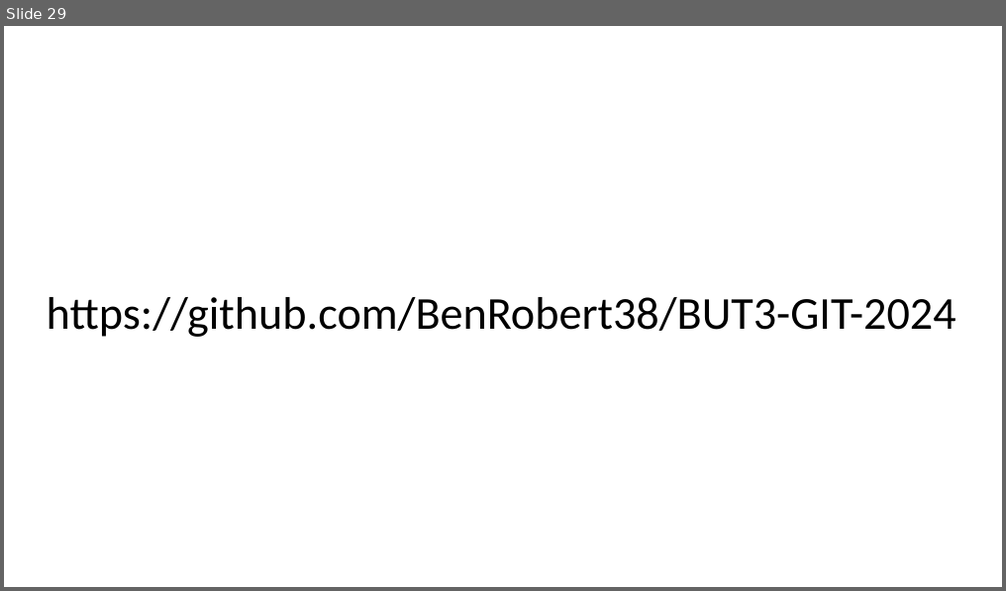
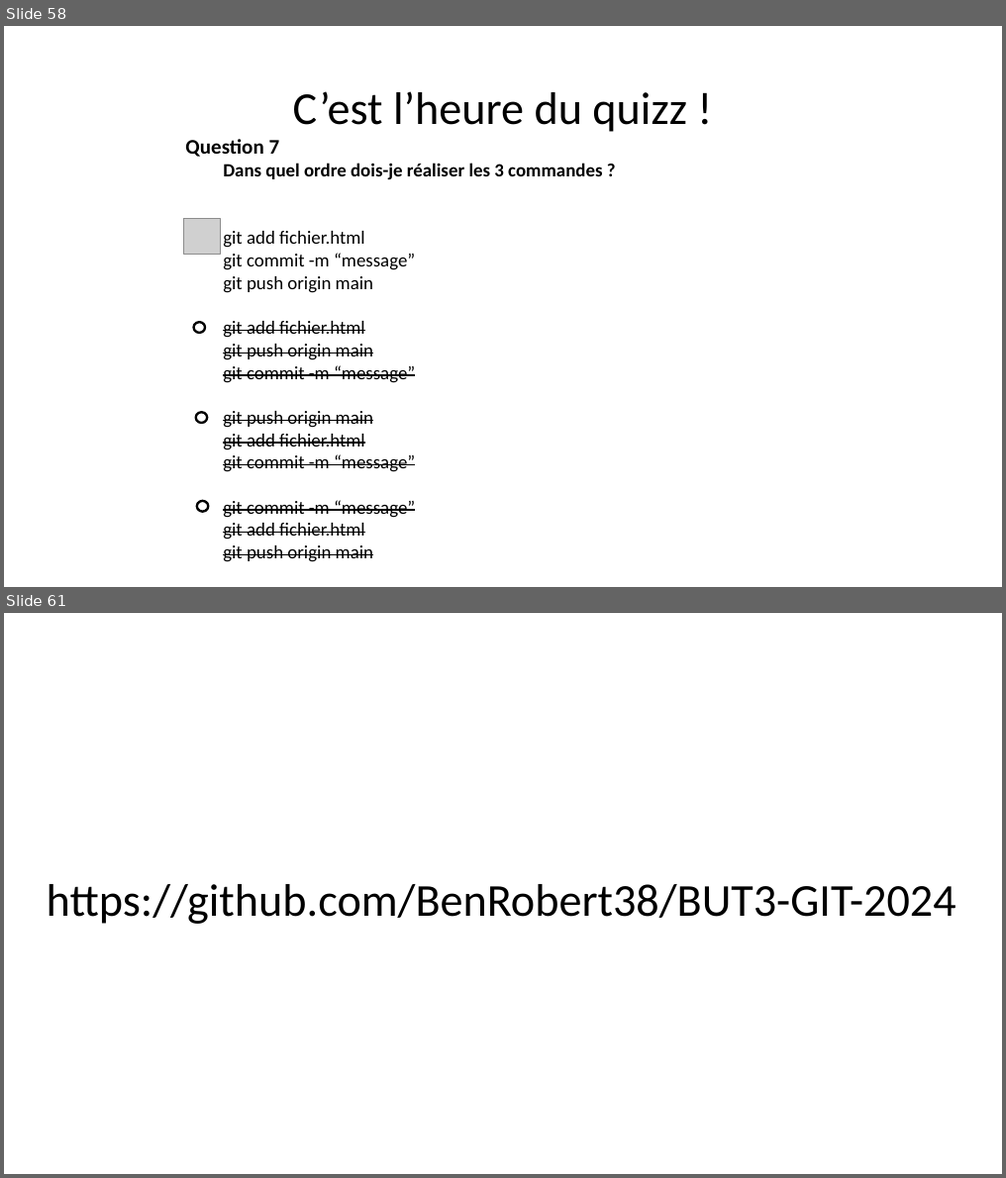
Before and after one commit to BenRobert38/BUT3-GIT-2024, a slide deck: Cours/BUT3-Cours2.pptx. Shown one above the other, each under a label of ours: slide 29 before the commit, slides 58 and 61 after it; the slides between them are not shown. The pictures are 1006x591 and 1006x1178 pixels, drawn with LibreOffice and Linux fonts; fonts in the diff are those of the drawing; grey boxes stand for pictures. Boxes give left, top, right and bottom in pixels: in the first picture for what was removed or moved away, otherwise in the second. Text is boxed around its words. In the diff, an @@ line names an element or a change of style, - is before the commit and + after.

Commit message:
Ajout des qui recap dans ppt

```diff
--- a/Cours/BUT3-Cours2.pptx
+++ b/Cours/BUT3-Cours2.pptx
@@ slide 58 added at bbox=[4, 26, 1002, 587], background #FFFFFF @@
@@ title added at bbox=[293, 91, 687, 132], 44 pt, text #000000 @@
+C’est l’heure du quizz !
@@ text added at bbox=[185, 139, 602, 563], 18 pt, text #000000, strikethrough @@
+Question 7
+  Dans quel ordre dois-je réaliser les 3 commandes ?
+  git add fichier.html
+  git commit -m “message”
+  git push origin main
+  git add fichier.html
+  git push origin main
+  git commit -m “message”
+  git push origin main
+  git add fichier.html
+  git commit -m “message”
+  git commit -m “message”
+  git add fichier.html
+  git push origin main
@@ picture added at bbox=[183, 218, 220, 255] @@
@@ ellipse added at bbox=[193, 322, 205, 333], outline #000000 2.25 pt @@
@@ ellipse added at bbox=[196, 412, 207, 423], outline #000000 2.25 pt @@
@@ ellipse added at bbox=[197, 501, 208, 512], outline #000000 2.25 pt @@
@@ what was slide 29 is now slide 61 @@
```
Also in this commit, not shown: 1 slide changed, 31 other slides added.
